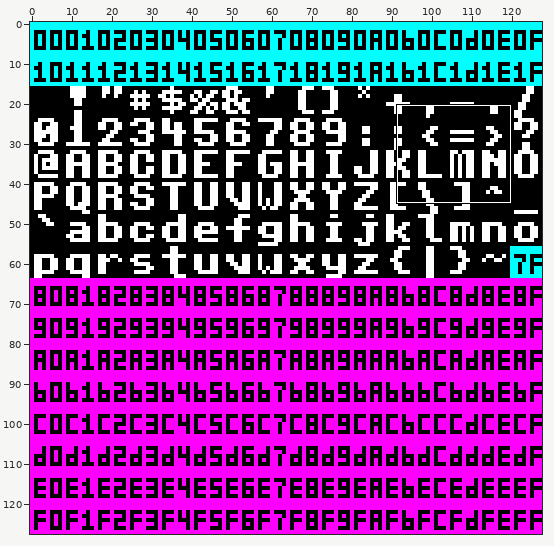
Pixel-art file -- assets/__raw/images/debug_font.aseprite. The first picture is a wide view before the edit; the outline marks the close-up.
Close-up. As it was:
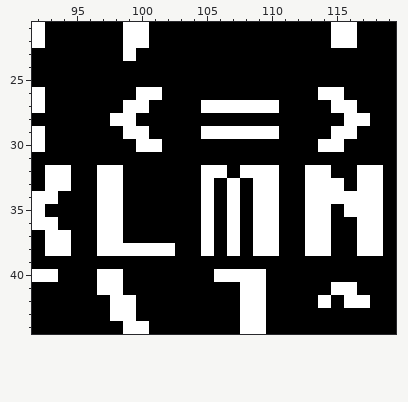
128x128 pixels, 1 frame. Shown: x 92..119, y 21..44. The commit also changed other parts of the picture, which this record leaves out.
After the commit:
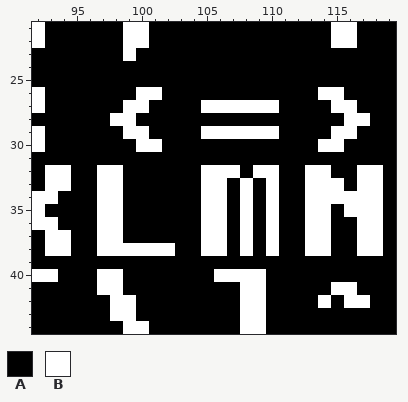
Palette (. is transparent): A #000000  B #ffffff
Change:
Layer "glyphs":
Colour B becomes colour A in row 32 at x 108; in rows 33 to 38 at x 107 and 109.
Colour A becomes colour B in row 32 at x 107; in rows 33 to 38 at x 106 and 108.
